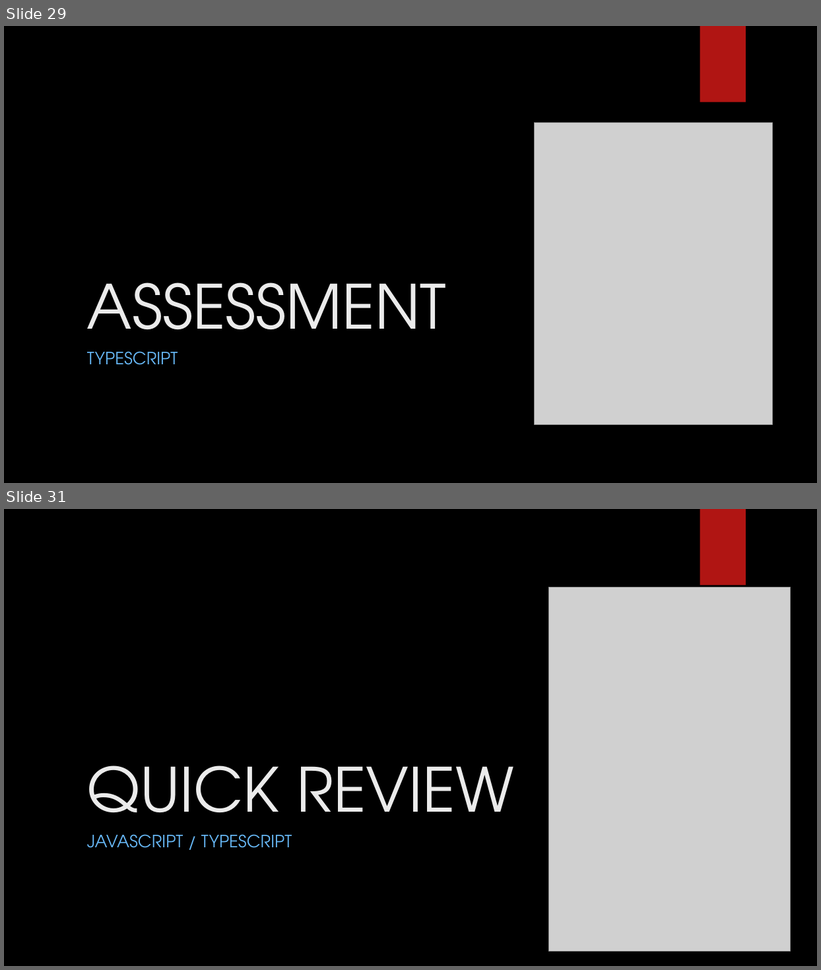
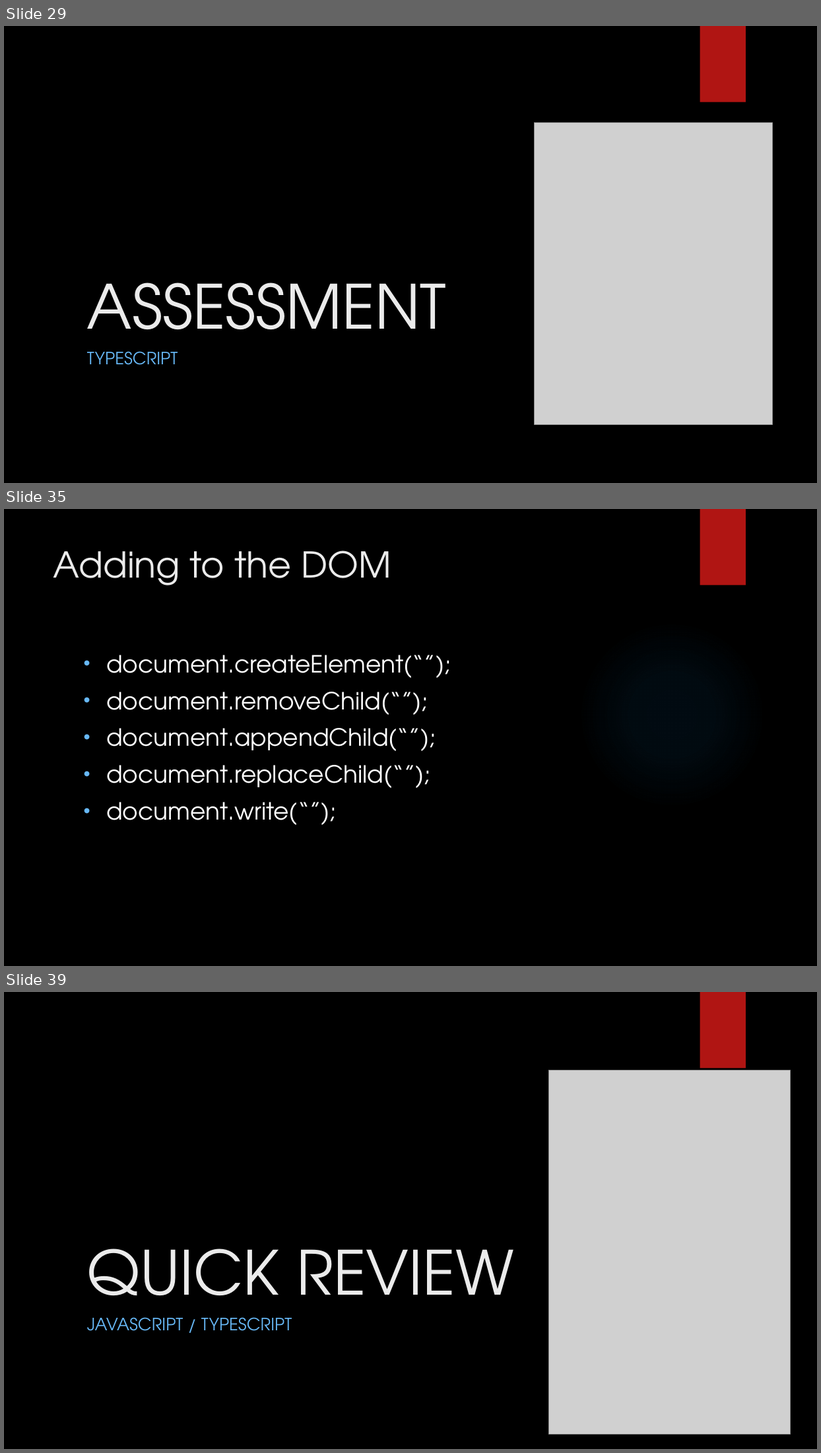
Before and after one commit to LogolsLLC/Logols-May2018, a slide deck: Slides/06_JavaScriptTypescript_TrainingPlan.pptx. Shown one above the other, each under a label of ours: slides 29 and 31 before the commit, slides 29, 35 and 39 after it; the slides between them are not shown. The pictures are 821x970 and 821x1453 pixels, drawn with LibreOffice and Linux fonts; fonts in the diff are those of the drawing; grey boxes stand for pictures; background and template pictures are left out. Boxes give left, top, right and bottom in pixels: in the first picture for what was removed or moved away, otherwise in the second. Text is boxed around its words. In the diff, an @@ line names an element or a change of style, - is before the commit and + after.

```diff
--- a/Slides/06_JavaScriptTypescript_TrainingPlan.pptx
+++ b/Slides/06_JavaScriptTypescript_TrainingPlan.pptx
@@ slide 35 added at (4,509,817,966), background picture (left out); not listed: 1 template element that a slide beside it also shows @@
@@ title added at (54,551,391,586), 42 pt, text #EBEBEB @@
+Adding to the DOM
@@ ellipse added at (578,621,766,809), fill gradient #1C95F2 @@
@@ text added at (106,655,451,825), 28 pt, text #FFFFFF @@
+• document.createElement(“”);
+• document.removeChild(“”);
+• document.appendChild(“”);
+• document.replaceChild(“”);
+• document.write(“”);
@@ what was slide 31 is now slide 39 @@
```
Also in this commit, not shown: 20 slides changed, 7 other slides added, 1 other file.
